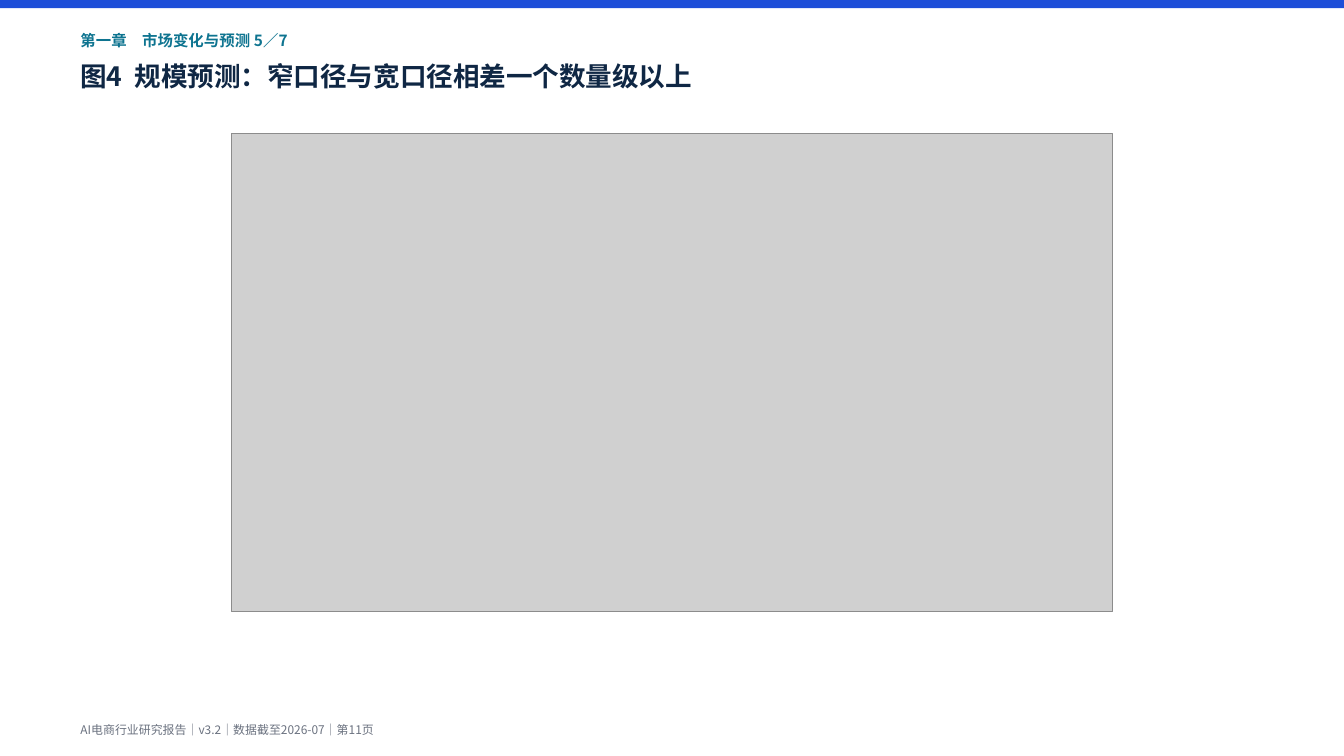
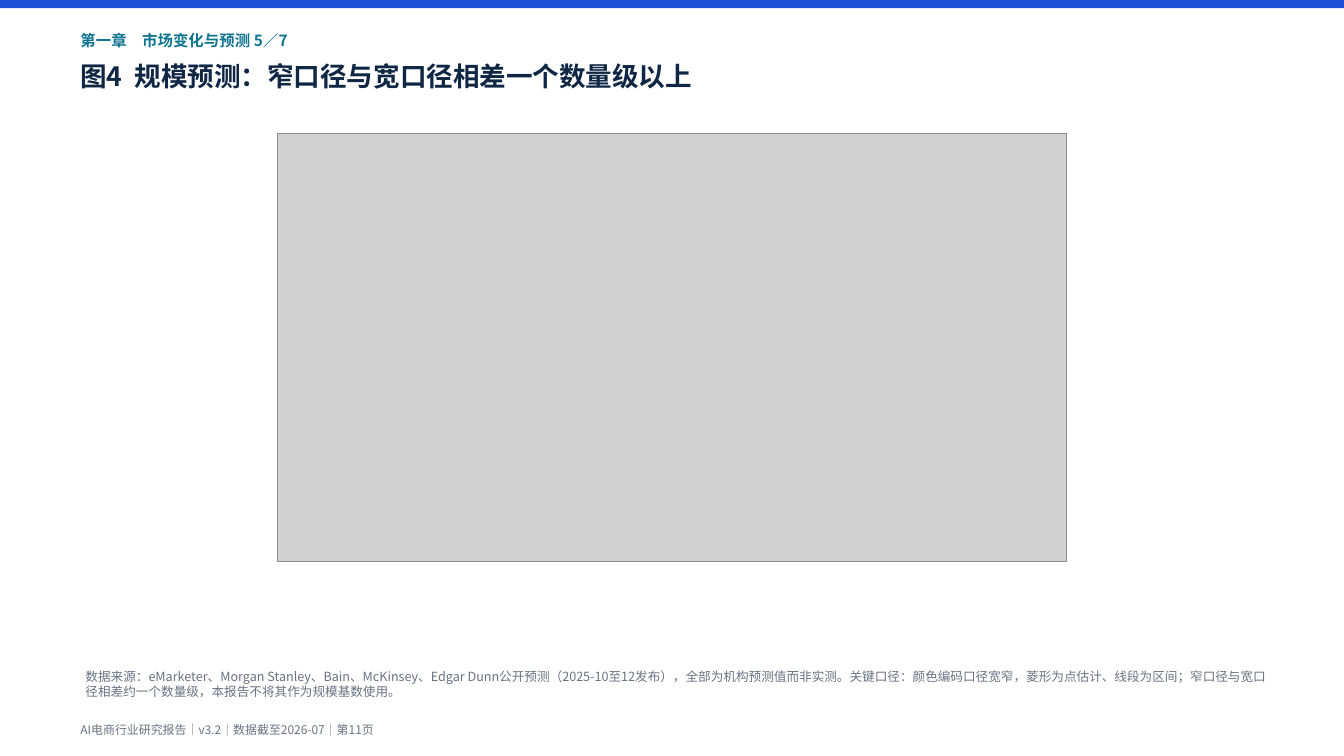
Before and after one commit to breeze2623-create/Aicommerce, a slide deck: slide 11 of report/AI电商行业研究报告.pptx. Drawn at 1344x756 pixels with LibreOffice and Linux fonts; fonts in the diff are those of the drawing; grey boxes stand for pictures. Boxes give left, top, right and bottom in pixels: in the first picture for what was removed or moved away, otherwise in the second. Text is boxed around its words. In the diff, an @@ line names an element or a change of style, - is before the commit and + after.

```diff
--- a/report/AI电商行业研究报告.pptx
+++ b/report/AI电商行业研究报告.pptx
@@ picture: place and size @@
-picture at [231, 133, 1112, 612]
+picture at [278, 133, 1067, 562]
@@ text added at [85, 670, 1266, 697], 9 pt, text #6B7280 @@
+数据来源：eMarketer、Morgan Stanley、Bain、McKinsey、Edgar Dunn公开预测（2025-10至12发布），全部为机构预测值而非实测。关键口径：颜色编码口径宽窄，菱形为点估计、线段为区间；窄口径与宽口径相差约一个数量级，本报告不将其作为规模基数使用。
```
Also in this commit, not shown: 26 other slides changed, 1 slide added, 11 other files.
